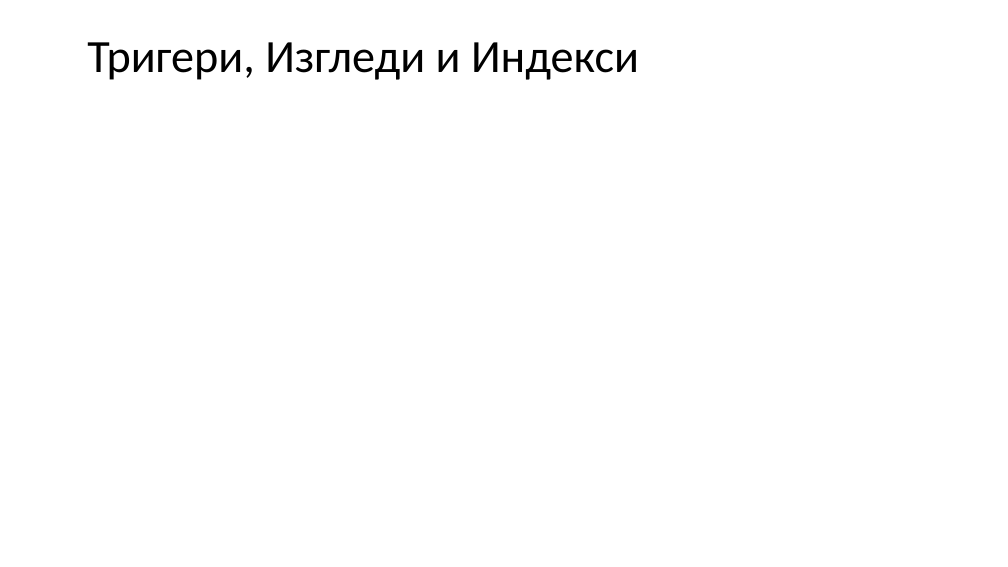
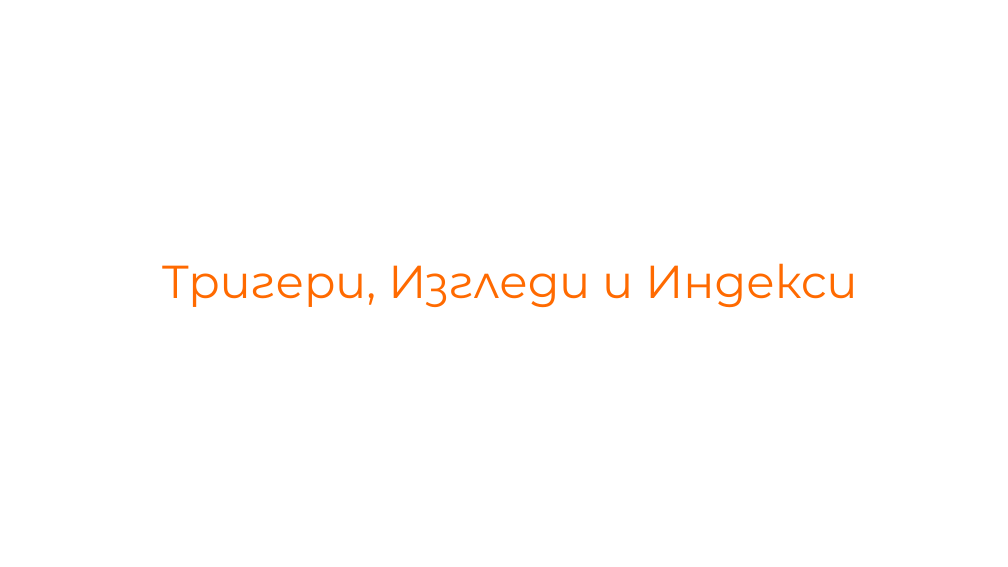
Before and after one commit to NikolaTotev/SQL-Course-Project, a slide deck: slide 12 of Project Presentation.pptx (slide 7 before the commit). Drawn at 1008x567 pixels with LibreOffice and Linux fonts; fonts in the diff are those of the drawing. Boxes give left, top, right and bottom in pixels: in the first picture for what was removed or moved away, otherwise in the second. Text is boxed around its words. In the diff, an @@ line names an element or a change of style, - is before the commit and + after.

```diff
--- a/Project Presentation.pptx
+++ b/Project Presentation.pptx
@@ title "Тригери, Изгледи и Индекси": place and size @@
-title "Тригери, Изгледи и Индекси" at (87, 42, 639, 80)
+title "Тригери, Изгледи и Индекси" at (162, 263, 857, 308)
@@ title "Тригери, Изгледи и Индекси" at (162, 263, 857, 308): font Calibri to Montserrat, text colour #000000 to #FF6A00; alignment left to centre @@
```
Also in this commit, not shown: 4 other slides changed, 8 slides added, 2 slides removed, 11 other files.
